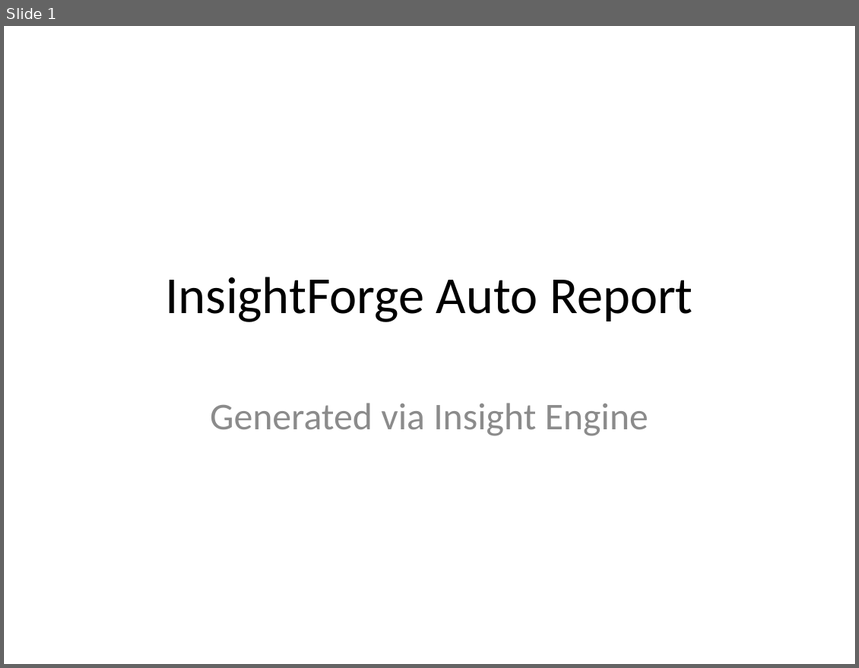
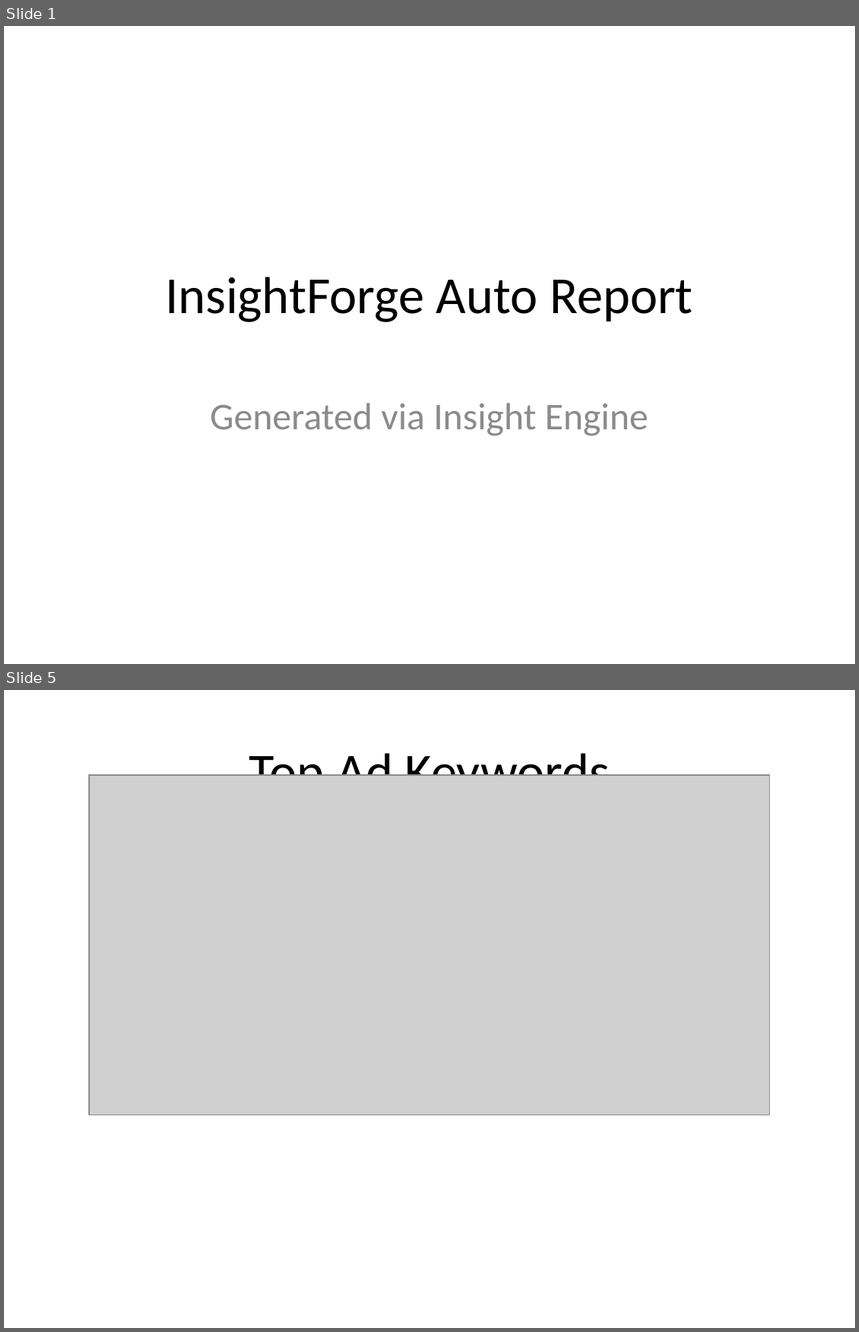
Before and after one commit to Meenu-Pandey/AI_Project, a slide deck: data/output/InsightForge_Report.pptx. Shown one above the other, each under a label of ours: slide 1 before the commit, slides 1 and 5 after it; the slides between them are not shown. The pictures are 859x668 and 859x1332 pixels, drawn with LibreOffice and Linux fonts; fonts in the diff are those of the drawing; grey boxes stand for pictures. Boxes give left, top, right and bottom in pixels: in the first picture for what was removed or moved away, otherwise in the second. Text is boxed around its words. In the diff, an @@ line names an element or a change of style, - is before the commit and + after.

```diff
--- a/data/output/InsightForge_Report.pptx
+++ b/data/output/InsightForge_Report.pptx
@@ slide 5 added at [4, 690, 855, 1328], background #FFFFFF @@
@@ title added at [249, 746, 610, 776], 44 pt, text #000000 @@
+Top Ad Keywords
@@ picture added at [89, 775, 770, 1116] @@
```
Also in this commit, not shown: 4 other slides added, 2 slides removed, 15 other files.
